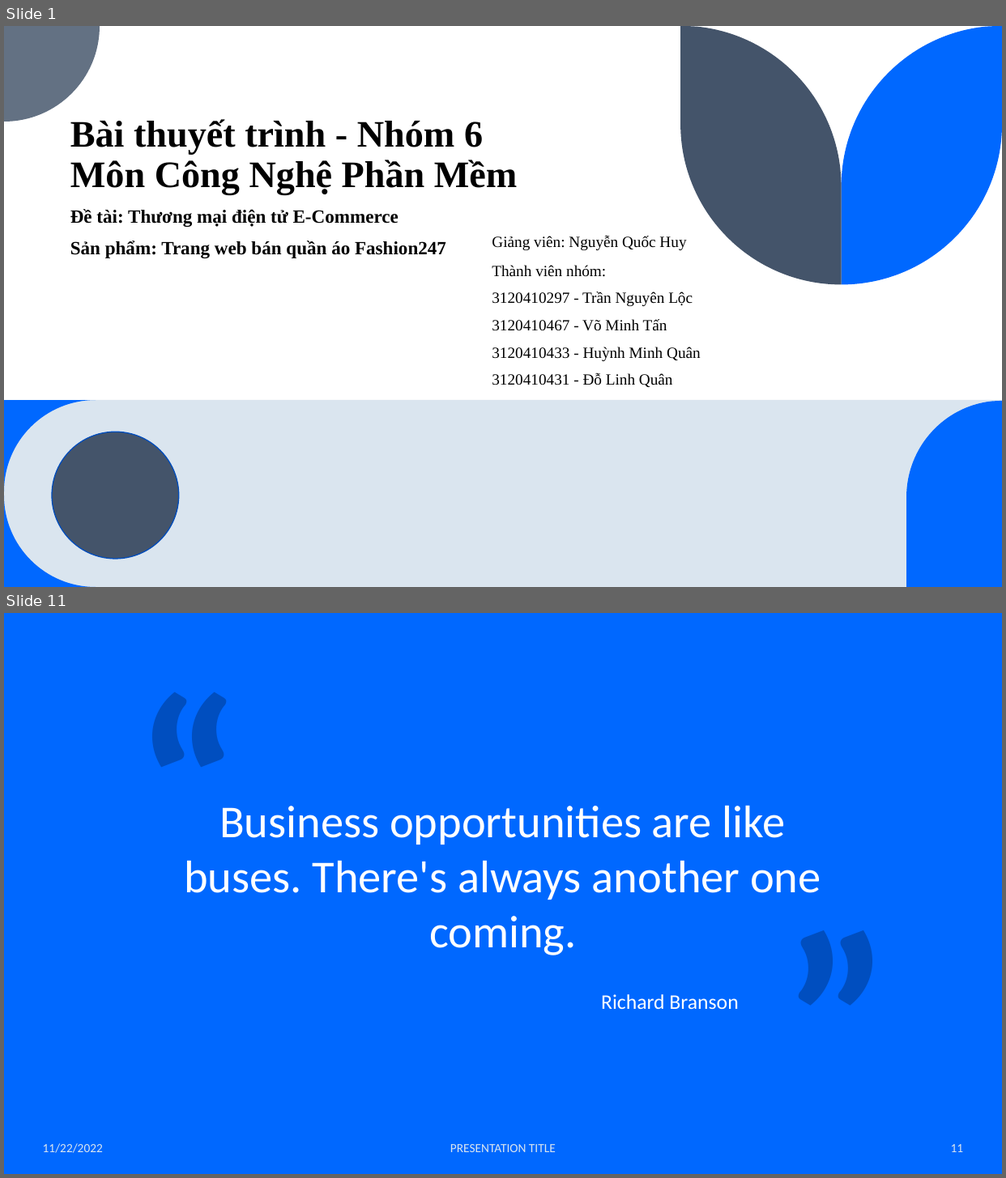
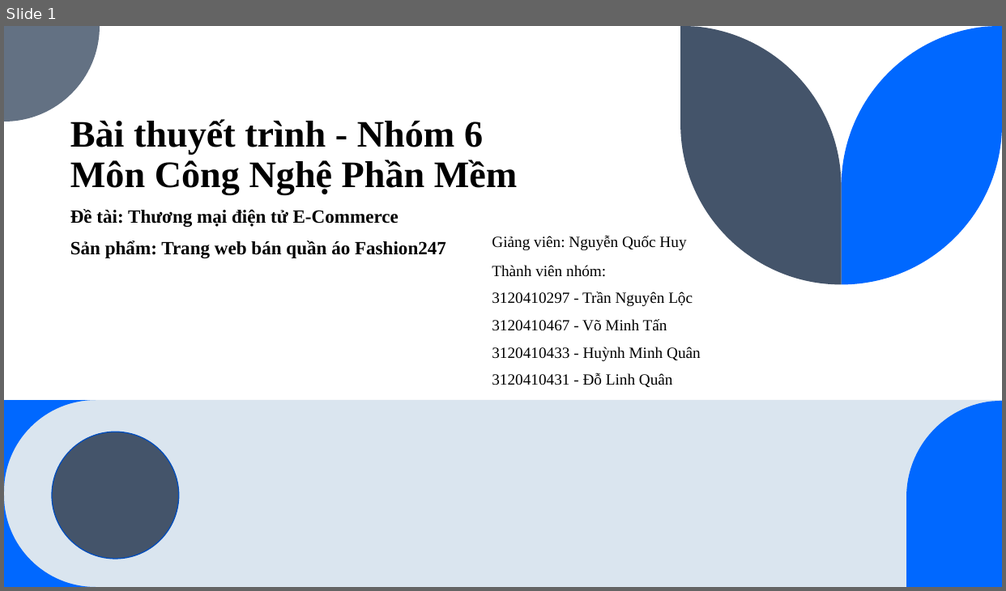
Before and after one commit to EdgarIgnite16/SGU-Course, a slide deck: Nam3_HK1/CNPM_SoftTech/N6_ECommerce_Fashion247.pptx. Shown one above the other, each under a label of ours: slides 1 and 11 before the commit, slide 1 after it; the slides between them are not shown. The pictures are 1006x1178 and 1006x591 pixels, drawn with LibreOffice and Linux fonts; fonts in the diff are those of the drawing. Boxes give left, top, right and bottom in pixels: in the first picture for what was removed or moved away, otherwise in the second. Text is boxed around its words. In the diff, an @@ line names an element or a change of style, - is before the commit and + after.

```diff
--- a/Nam3_HK1/CNPM_SoftTech/N6_ECommerce_Fashion247.pptx
+++ b/Nam3_HK1/CNPM_SoftTech/N6_ECommerce_Fashion247.pptx
@@ slide 11 removed at (x1=4, y1=613, x2=1002, y2=1174), background #0068FF @@
@@ text removed at (x1=127, y1=658, x2=238, y2=747) @@
-“
@@ title removed at (x1=184, y1=805, x2=820, y2=956) @@
-Business opportunities are like buses. There's always another one coming.
@@ text removed at (x1=775, y1=894, x2=887, y2=983) @@
-”
@@ text removed at (x1=601, y1=995, x2=738, y2=1010) @@
-Richard Branson
@@ text removed at (x1=43, y1=1144, x2=103, y2=1153) @@
-11/22/2022
@@ text removed at (x1=450, y1=1144, x2=556, y2=1152) @@
-PRESENTATION TITLE
@@ page number removed at (x1=951, y1=1144, x2=964, y2=1152) @@
-11
```
Also in this commit, not shown: 5 slides changed, 14 slides added, 12 other slides removed, 3 other files.
